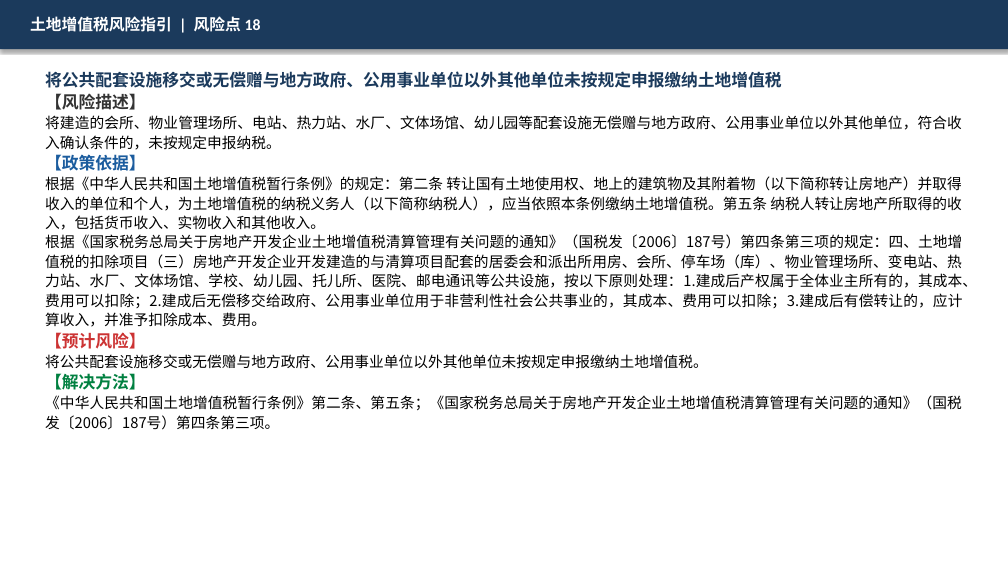
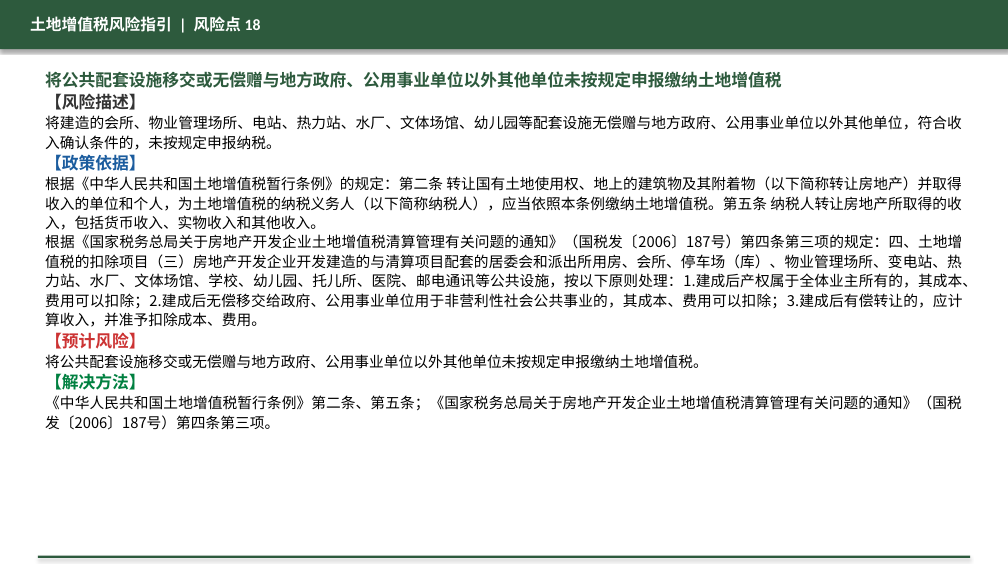
Before and after one commit to SlainTroyard/ppt, a slide deck: slide 19 of ppts_output_v3/09_土地增值税风险指引.pptx. Drawn at 1008x567 pixels with LibreOffice and Linux fonts; fonts in the diff are those of the drawing. Boxes give left, top, right and bottom in pixels: in the first picture for what was removed or moved away, otherwise in the second. Text is boxed around its words. In the diff, an @@ line names an element or a change of style, - is before the commit and + after.

```diff
--- a/ppts_output_v3/09_土地增值税风险指引.pptx
+++ b/ppts_output_v3/09_土地增值税风险指引.pptx
@@ rectangle "土地增值税风险指引 | 风险点 18" at [0,0,1008,49]: fill #1B3A5C to #2D5A3D @@
@@ text at [45,71,781,88]: text colour #1B3A5C to #2D5A3D in "将公共配套设施移交或无偿赠与地方政府、公用事业单位以外其他单位未按规定申报缴纳土地增值税" @@
@@ rectangle added at [38,556,970,558], fill #2D5A3D @@
```
Also in this commit, not shown: 21 other slides changed, 20 other files.
